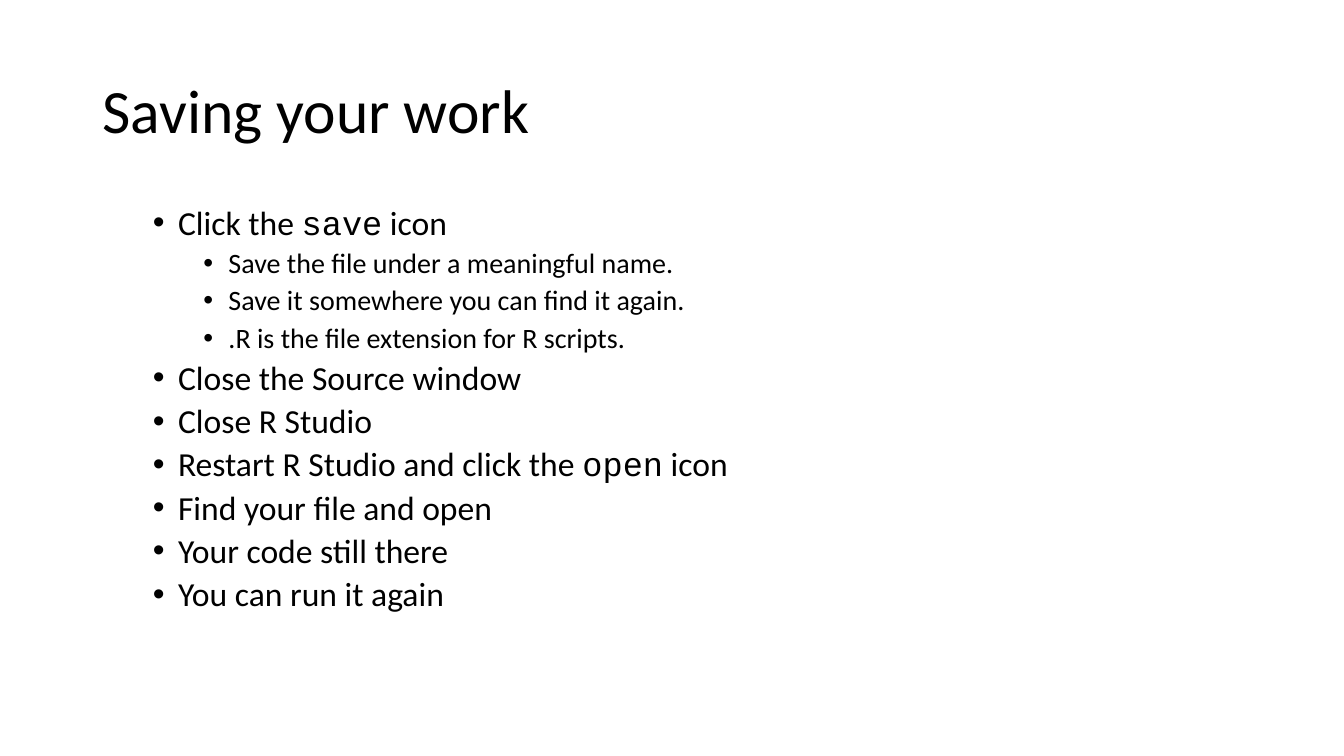
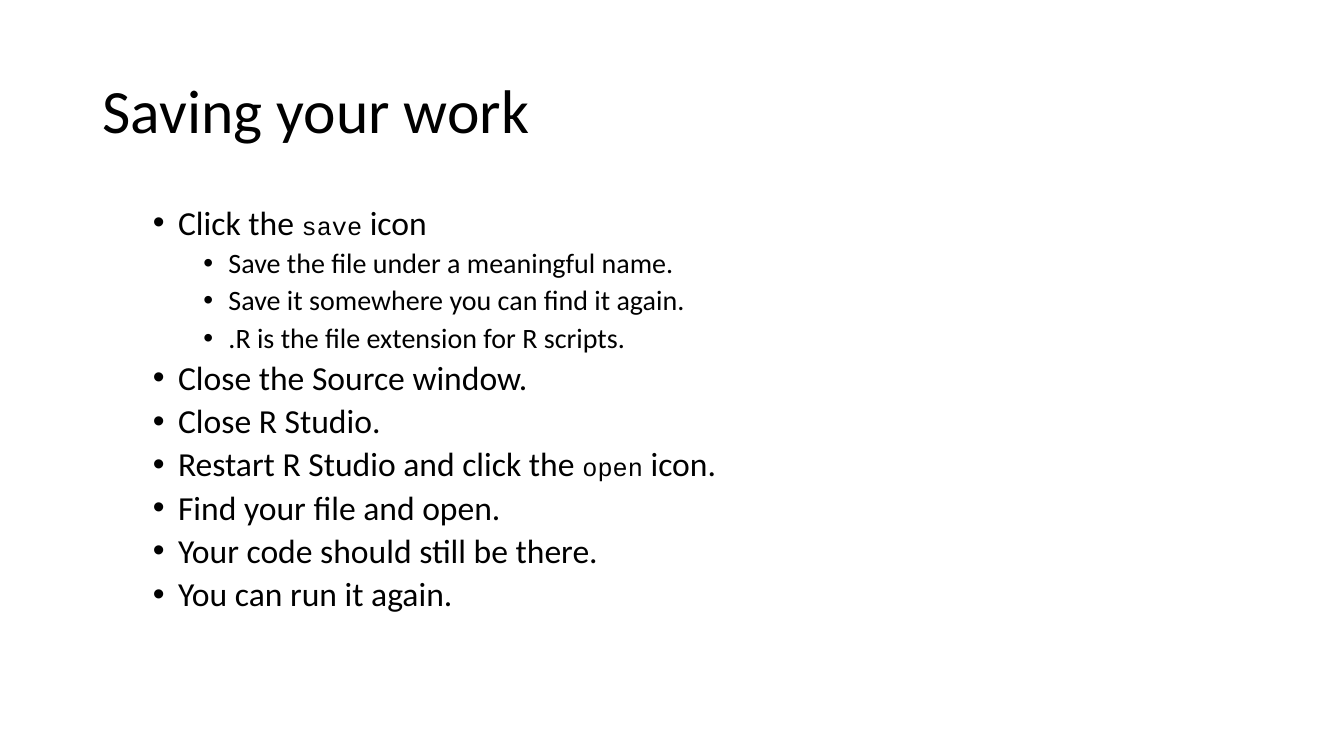
Before and after one commit to ClinicianCoders/ClinicianCoders, a slide deck: slide 19 of Workshops/Workshop1.pptx. Drawn at 1344x756 pixels with LibreOffice and Linux fonts; fonts in the diff are those of the drawing. Boxes give left, top, right and bottom in pixels: in the first picture for what was removed or moved away, otherwise in the second. Text is boxed around its words. In the diff, an @@ line names an element or a change of style, - is before the commit and + after.

```diff
--- a/Workshops/Workshop1.pptx
+++ b/Workshops/Workshop1.pptx
@@ text at [178, 211, 427, 236]: size 24 to 18 pt in "save" @@
@@ text at [178, 366, 716, 612]: text changed @@
-  • Close the Source window
-  • Close R Studio
-  • Restart R Studio and click the open icon
-  • Find your file and open
-  • Your code still there
-  • You can run it again
+  • Close the Source window.
+  • Close R Studio.
+  • Restart R Studio and click the open icon.
+  • Find your file and open.
+  • Your code should still be there.
+  • You can run it again.
```
Also in this commit, not shown: 29 other slides changed, 7 other files.
